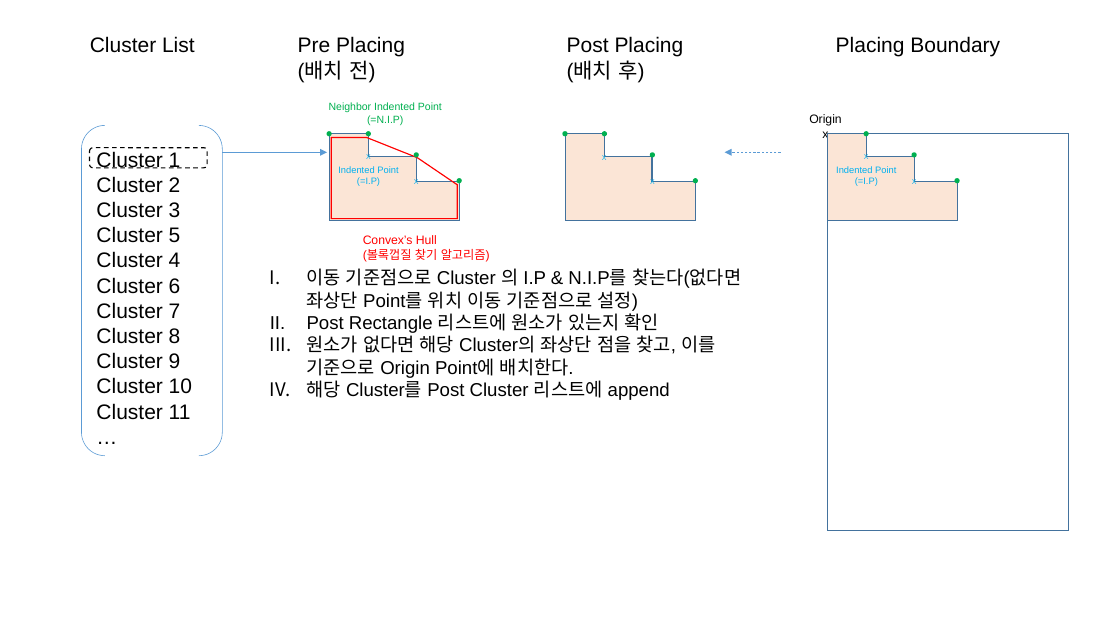
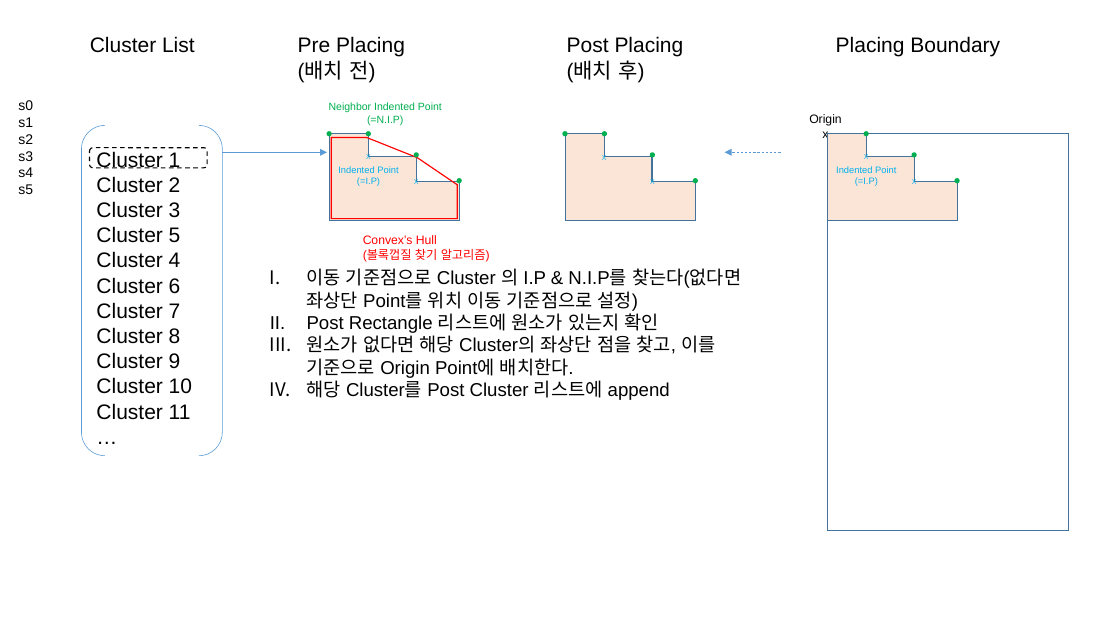
Before and after one commit to hnanmal/mQ, a slide deck: slide 3 of hecBidding/20210903_ClusterPlacing Algorithm.pptx (slide 2 before the commit). Drawn at 1120x630 pixels with LibreOffice and Linux fonts; fonts in the diff are those of the drawing. Boxes give left, top, right and bottom in pixels: in the first picture for what was removed or moved away, otherwise in the second. Text is boxed around its words. In the diff, an @@ line names an element or a change of style, - is before the commit and + after.

```diff
--- a/hecBidding/20210903_ClusterPlacing Algorithm.pptx
+++ b/hecBidding/20210903_ClusterPlacing Algorithm.pptx
@@ text added at (18,100,33,194), 12 pt, text #000000 @@
+s0
+s1
+s2
+s3
+s4
+s5
```
Also in this commit, not shown: 1 slide added, 2 other files.
